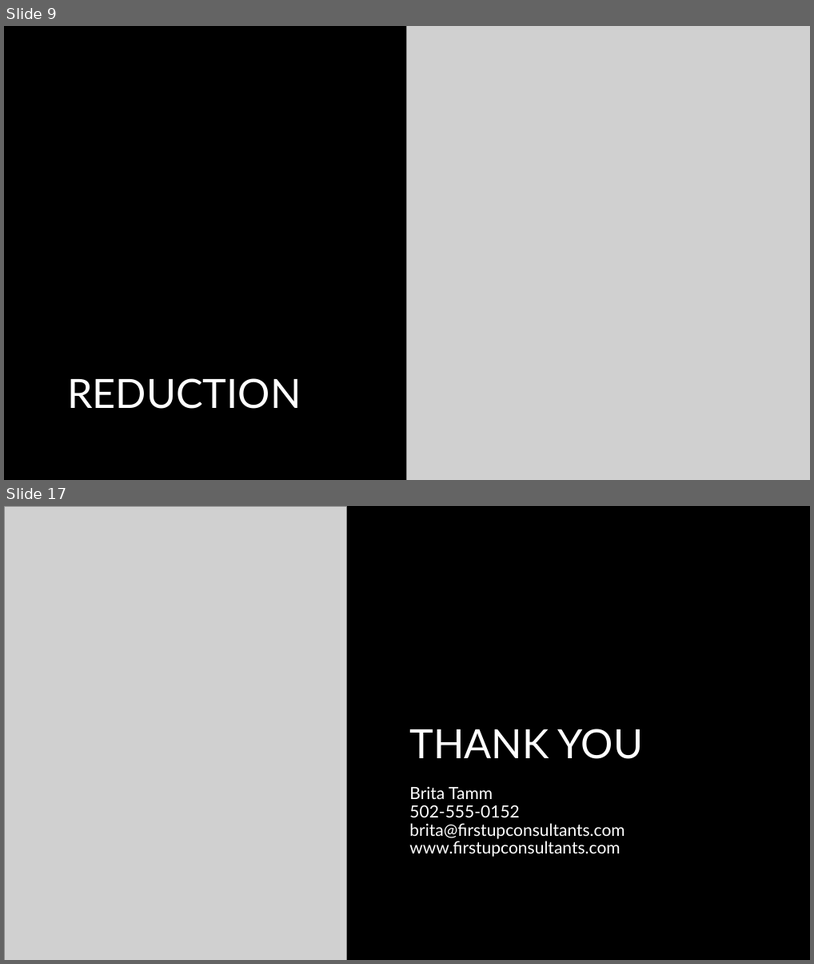
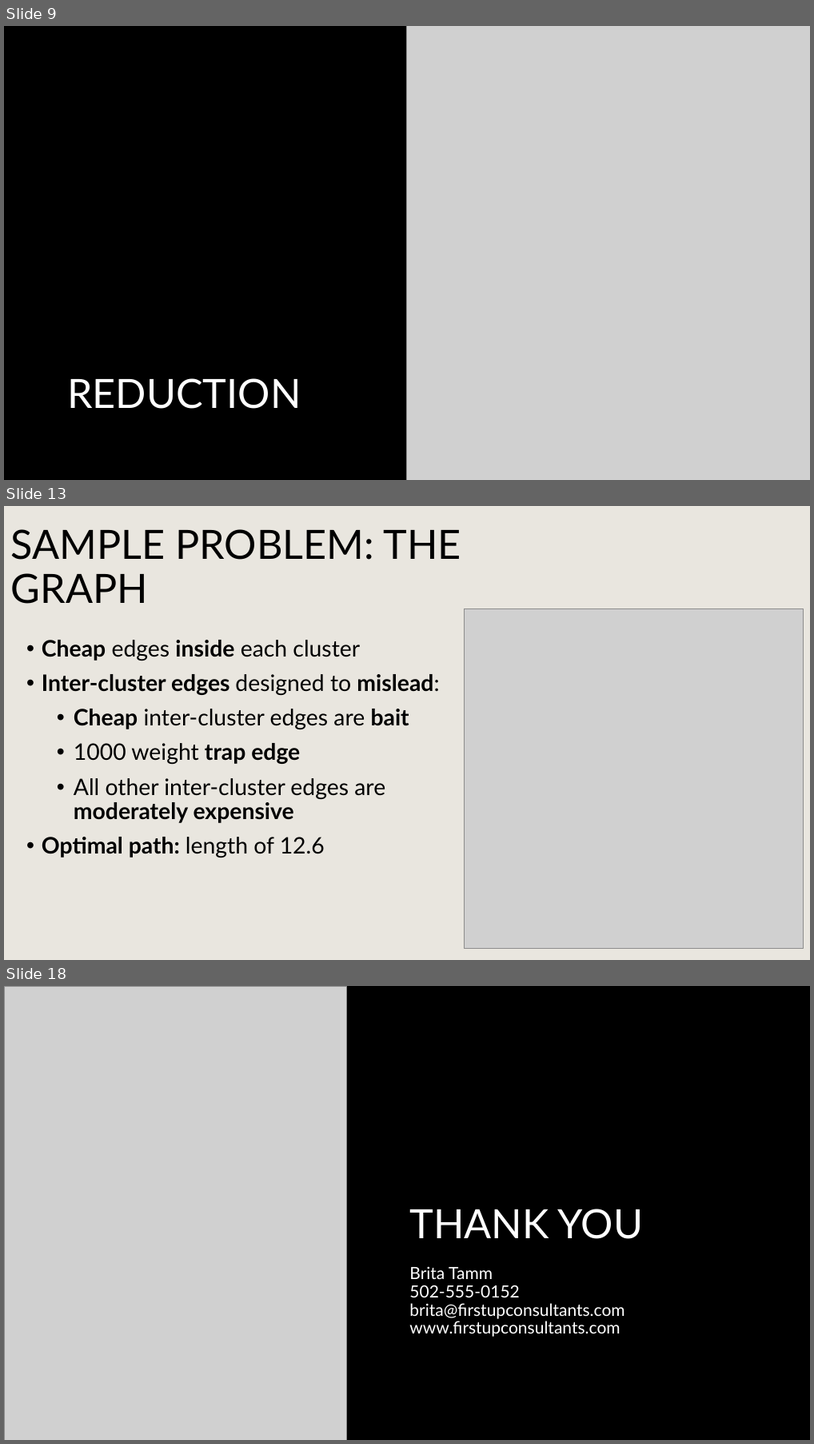
Before and after one commit to PictureOfGray/CS412-Team-NAME, a slide deck: presentations/TeamNAMETSP.pptx. Shown one above the other, each under a label of ours: slides 9 and 17 before the commit, slides 9, 13 and 18 after it; the slides between them are not shown. The pictures are 814x964 and 814x1444 pixels, drawn with LibreOffice and Linux fonts; fonts in the diff are those of the drawing; grey boxes stand for pictures; background and template pictures are left out. Boxes give left, top, right and bottom in pixels: in the first picture for what was removed or moved away, otherwise in the second. Text is boxed around its words. In the diff, an @@ line names an element or a change of style, - is before the commit and + after.

```diff
--- a/presentations/TeamNAMETSP.pptx
+++ b/presentations/TeamNAMETSP.pptx
@@ slide 13 added at [4, 506, 810, 960], background #E9E6DF @@
@@ title added at [11, 529, 461, 604], 48 pt, text #000000 @@
+SAMPLE PROBLEM: THE GRAPH
@@ picture added at [465, 609, 804, 948] @@
@@ text added at [42, 640, 439, 857], 27 pt, text #000000 @@
+• Cheap edges inside each cluster
+• Inter-cluster edges designed to mislead:
+  • Cheap inter-cluster edges are bait
+  • 1000 weight trap edge
+  • All other inter-cluster edges are moderately expensive
+• Optimal path: length of 12.6
@@ what was slide 17 is now slide 18 @@
```
Also in this commit, not shown: 3 slides changed, 7 other slides added, 7 slides removed, 2 other files.
